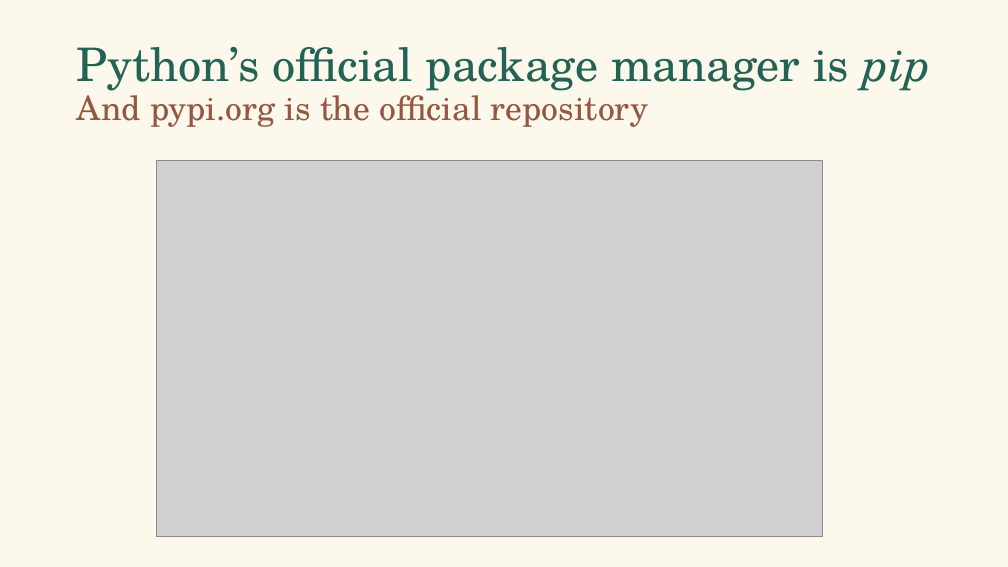
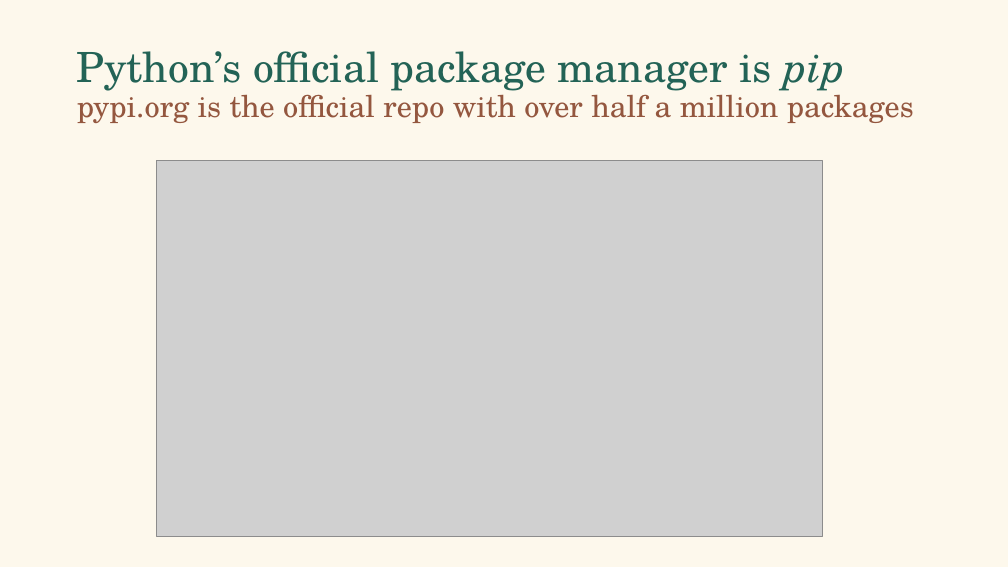
Before and after one commit to falconair/ProgrammingForAnalytics, a slide deck: slide 7 of lectures/080_env_pkg_management/Python environment and package management.pptx. Drawn at 1008x567 pixels with LibreOffice and Linux fonts; fonts in the diff are those of the drawing; grey boxes stand for pictures. Boxes give left, top, right and bottom in pixels: in the first picture for what was removed or moved away, otherwise in the second. Text is boxed around its words. In the diff, an @@ line names an element or a change of style, - is before the commit and + after.

```diff
--- a/lectures/080_env_pkg_management/Python environment and package management.pptx
+++ b/lectures/080_env_pkg_management/Python environment and package management.pptx
@@ title at bbox=[77, 51, 914, 123]: text changed; size 44 to 28.8 pt; text colour #236356 to #94573F @@
-Python’s official package manager is pip
-And pypi.org is the official repository
+Python’s official package manager is pip
+pypi.org is the official repo with over half a million packages
```
Also in this commit, not shown: 4 other slides changed, 30 slides added.
